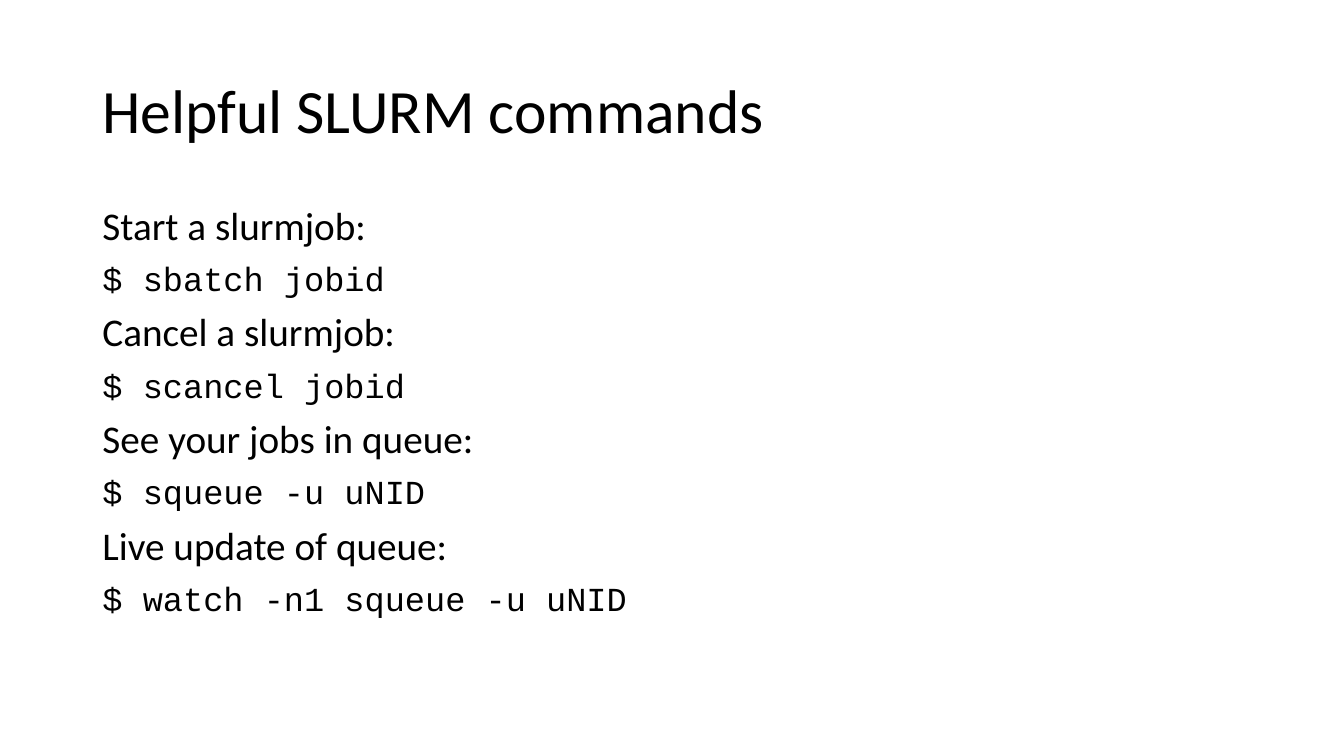
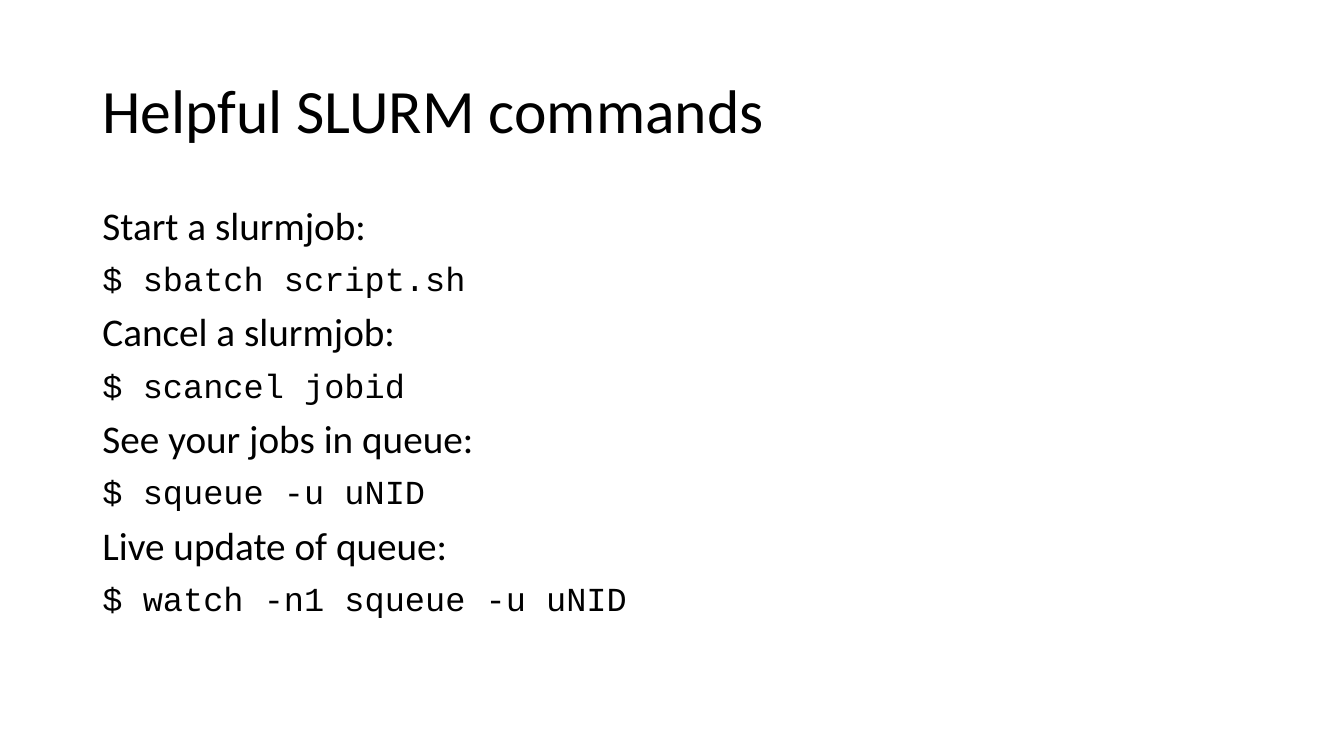
Before and after one commit to j-berg/bioinformatics-bootcamp, a slide deck: slide 11 of class_2_2/class_2_2.pptx. Drawn at 1344x756 pixels with LibreOffice and Linux fonts; fonts in the diff are those of the drawing. Boxes give left, top, right and bottom in pixels: in the first picture for what was removed or moved away, otherwise in the second. Text is boxed around its words. In the diff, an @@ line names an element or a change of style, - is before the commit and + after.

```diff
--- a/class_2_2/class_2_2.pptx
+++ b/class_2_2/class_2_2.pptx
@@ text at box(143, 267, 466, 298): text changed @@
-$ sbatch jobid
+$ sbatch script.sh
```
Also in this commit, not shown: 3 other files.
